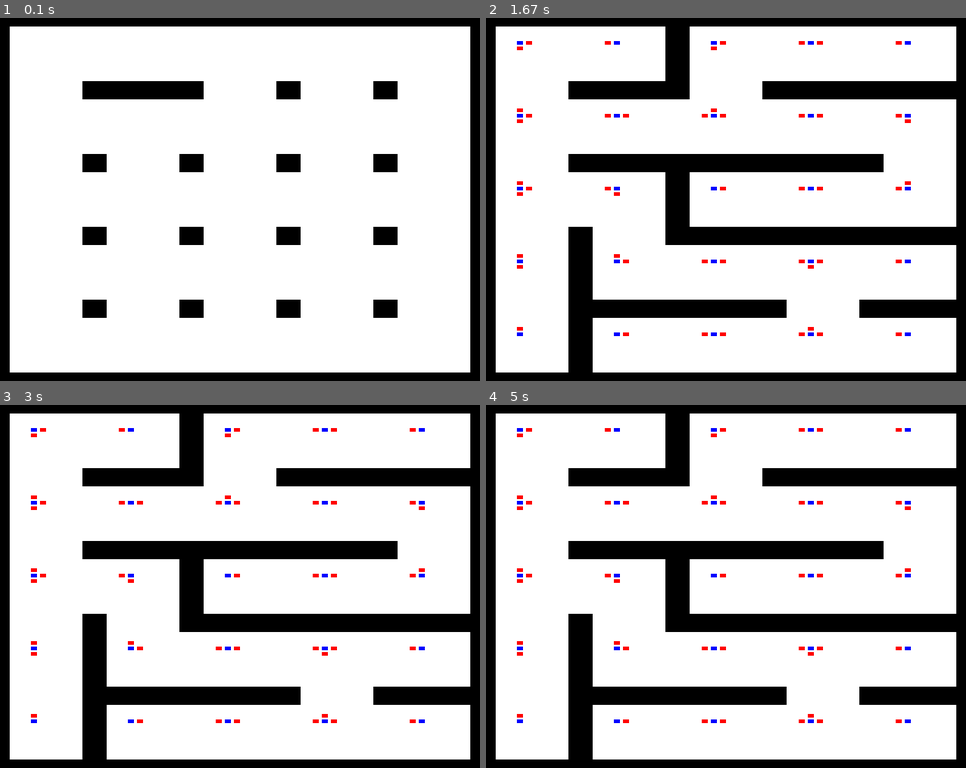
Above: before the commit, frames 1-4 (two rows, left to right).
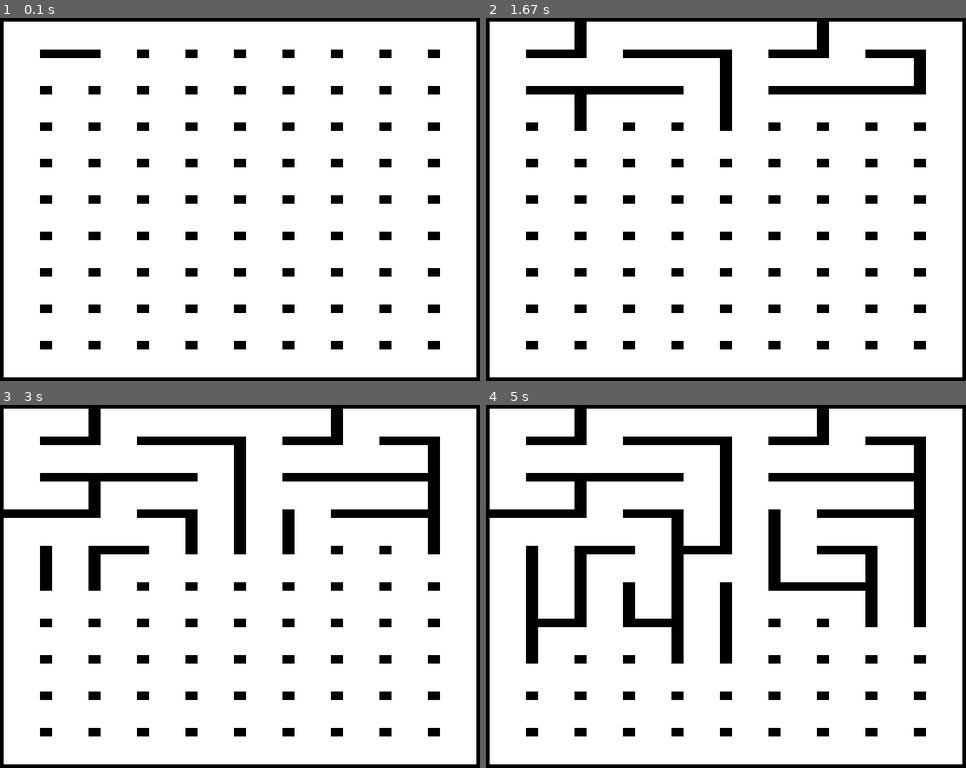
Above: after the commit, the same moments.

Repository: ooishiisao/pygame_game
Game: pygame game, started from maze/maze.py
Two runs of this game, one before a commit and one after it. Both use one fixed random seed, a clock stepped at 60 frames per second and the inputs below.
Inputs:
- Up to frame 1 (0.1 s): no input
- Up to frame 2 (1.67 s): no input
- Up to frame 3 (3 s): no input
- Up to frame 4 (5 s): no input

The runs differ from the first frame. In frame 1, 13% of the frame differs, in the area x 0-100%, y 1-99%; in frame 2, 24%; in frame 3, 26%; in frame 4, 27%.

Commit message:
見直し

Diff:
--- a/maze/maze.py
+++ b/maze/maze.py
@@ -175,6 +175,7 @@
         self._size_x = size_x
         self._size_y = size_y
         self.nodes = []
+        self.links = []
         for x, y in product(range(size_x), range(size_y)):
             self.nodes.append(MazeNode(x, y))
 
@@ -182,21 +183,29 @@
             maze_x = node.x * 2 + 1
             maze_y = node.y * 2 + 1
             # UP
+            node_nextto = MazeNode(-1, -1) # dummy
             if self._maze.map[maze_x][maze_y-1] == Maze.FLOOR:
                 node_nextto = self._find_node(node.x, node.y-1)
-                node.connect(MazeNode.UP, node_nextto)
+            if node_nextto.link[Maze.DOWN] is None:
+                self.links.append(MazeLink(node_nextto, Maze.UP, node, Maze.DOWN))
             # LEFT
+            node_nextto = MazeNode(-1, -1) # dummy
             if self._maze.map[maze_x-1][maze_y] == Maze.FLOOR:
                 node_nextto = self._find_node(node.x-1, node.y)
-                node.connect(MazeNode.LEFT, node_nextto)
+            if node_nextto.link[Maze.RIGHT] is None:
+                self.links.append(MazeLink(node_nextto, Maze.LEFT, node, Maze.RIGHT))
             # RIGHT
+            node_nextto = MazeNode(-1, -1) # dummy
             if self._maze.map[maze_x+1][maze_y] == Maze.FLOOR:
                 node_nextto = self._find_node(node.x+1, node.y)
-                node.connect(MazeNode.RIGHT, node_nextto)
+            if node_nextto.link[Maze.LEFT] is None:
+                self.links.append(MazeLink(node, Maze.LEFT, node_nextto, Maze.RIGHT))
             # DOWN
+            node_nextto = MazeNode(-1, -1) # dummy
             if self._maze.map[maze_x][maze_y+1] == Maze.FLOOR:
                 node_nextto = self._find_node(node.x, node.y+1)
-                node.connect(MazeNode.DOWN, node_nextto)
+            if node_nextto.link[Maze.UP] is None:
+                self.links.append(MazeLink(node, Maze.UP, node_nextto, Maze.DOWN))
 
     def _find_node(self, x : int, y : int):
         ret = None
@@ -216,49 +225,47 @@
     DETERMINED   = 2
 
     def __init__(self, x : int, y : int):
-        self.x = x
-        self.y = y
-        self.link = [None for x in range(4)]
-        self.link[MazeNode.UP]    = MazeLink(MazeNode.DOWN,  self)
-        self.link[MazeNode.LEFT]  = MazeLink(MazeNode.RIGHT, self)
-        self.link[MazeNode.RIGHT] = MazeLink(MazeNode.LEFT,  self)
-        self.link[MazeNode.DOWN]  = MazeLink(MazeNode.UP,    self)
+        self.x        = x
+        self.y        = y
+        self.link     = [None for x in range(4)]
         self.distance = 0
         self.state    = MazeNode.UNDETERMINED
 
-    def connect(self, dir : int, node):
-        if dir == MazeNode.UP:
-            self.link[MazeNode.UP].weight = 1
-            self.link[MazeNode.UP].link[MazeNode.UP] = node
-            node.link[MazeNode.DOWN] = self.link[MazeNode.UP]
-        elif dir == MazeNode.LEFT:
-            self.link[MazeNode.LEFT].weight = 1
-            self.link[MazeNode.LEFT].link[MazeNode.LEFT] = node
-            node.link[MazeNode.RIGHT] = self.link[MazeNode.LEFT]
-        elif dir == MazeNode.RIGHT:
-            self.link[MazeNode.RIGHT].weight = 1
-            self.link[MazeNode.RIGHT].link[MazeNode.RIGHT] = node
-            node.link[MazeNode.LEFT] = self.link[MazeNode.RIGHT]
-        elif dir == MazeNode.DOWN:
-            self.link[MazeNode.DOWN].weight = 1
-            self.link[MazeNode.DOWN].link[MazeNode.DOWN] = node
-            node.link[MazeNode.UP] = self.link[MazeNode.DOWN]
-
 
 class MazeLink():
 
-    def __init__(self, dir : int, node : MazeNode):
-        self.weight = 100
+    def __init__(self, node1, dir1 : int, node2, dir2 : int):
+        if node1.x == -1 and node1.y == -1 or node2.x == -1 and node2.y == -1:
+            self.weight = -1
+        else:
+            self.weight = 1
+
         self.link = [None for x in range(4)]
-        if dir == MazeNode.UP:
-            self.link[MazeNode.UP]    = node
-        elif dir == MazeNode.LEFT:
-            self.link[MazeNode.LEFT]  = node
-        elif dir == MazeNode.RIGHT:
-            self.link[MazeNode.RIGHT] = node
-        elif dir == MazeNode.DOWN:
-            self.link[MazeNode.DOWN]  = node
-
+        if dir1 == Maze.UP:
+            self.link[Maze.UP]     = node1
+            node1.link[Maze.DOWN]  = self
+        elif dir1 == Maze.LEFT:
+            self.link[Maze.LEFT]   = node1
+            node1.link[Maze.RIGHT] = self
+        elif dir1 == Maze.RIGHT:
+            self.link[Maze.RIGHT]  = node1
+            node1.link[Maze.LEFT]  = self
+        elif dir1 == Maze.DOWN:
+            self.link[Maze.DOWN]   = node1
+            node1.link[Maze.UP]    = self
+
+        if dir2 == Maze.UP:
+            self.link[Maze.UP]     = node2
+            node2.link[Maze.DOWN]  = self
+        elif dir2 == Maze.LEFT:
+            self.link[Maze.LEFT]   = node2
+            node2.link[Maze.RIGHT] = self
+        elif dir2 == Maze.RIGHT:
+            self.link[Maze.RIGHT]  = node2
+            node2.link[Maze.LEFT]  = self
+        elif dir2 == Maze.DOWN:
+            self.link[Maze.DOWN]   = node2
+            node2.link[Maze.UP]    = self
 
 class GraphGroup(pygame.sprite.Group):
 
@@ -277,6 +284,10 @@
             sprite = NodeSprite(node, rect)
             self.add(sprite)
 
+        for node in graph.links:
+            sprite = LinkSprite()
+            self.add(sprite)
+
     def update(self):
         super().update()
 
@@ -292,17 +303,24 @@
     def update(self):
         self.image.fill((255,255,255))
 
-        width  = self.rect.width //2
-        height = self.rect.height //2
+        width  = self.rect.width
+        height = self.rect.height
         self.image.fill((0,0,255), (width//8*3, height//8*3, width//8*2, height//8*2))
-        if self._node.link[MazeNode.UP].weight == 1:
+        if self._node.link[Maze.UP].weight >= 0:
             self.image.fill((255,0,0), (width//8*3, height//8*0, width//8*2, height//8*2))
-        if self._node.link[MazeNode.LEFT].weight == 1:
+        if self._node.link[Maze.LEFT].weight >= 0:
             self.image.fill((255,0,0), (width//8*0, height//8*3, width//8*2, height//8*2))
-        if self._node.link[MazeNode.RIGHT].weight == 1:
+        if self._node.link[Maze.RIGHT].weight >= 0:
             self.image.fill((255,0,0), (width//8*6, height//8*3, width//8*2, height//8*2))
-        if self._node.link[MazeNode.DOWN].weight == 1:
+        if self._node.link[Maze.DOWN].weight >= 0:
             self.image.fill((255,0,0), (width//8*3, height//8*6, width//8*2, height//8*2))
+
+class LinkSprite(pygame.sprite.Sprite):
+
+    def __init__(self):
+        super().__init__()
+        self.rect = (0, 0, 0, 0)
+        self.image = pygame.Surface((0, 0))
 
 class MazeGame(Game):
     """MazeGameクラス"""
@@ -317,8 +335,8 @@
 
         self.scene    = MazeGame.SCENE_MAZE
         self.FPS      = 30
-        size_x        = 5
-        size_y        = 5
+        size_x        = 10
+        size_y        = 10
         self._size_x  = size_x
         self._size_y  = size_y
         self._width   = width
Not shown, changed: maze/maze.md
